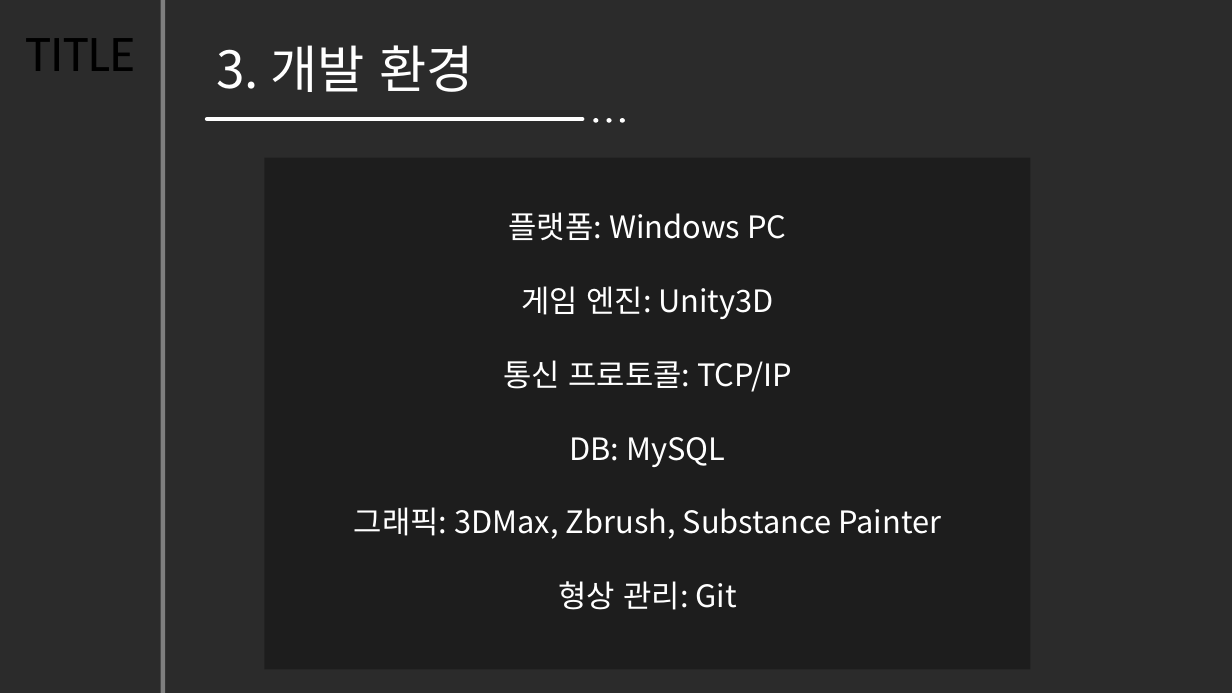
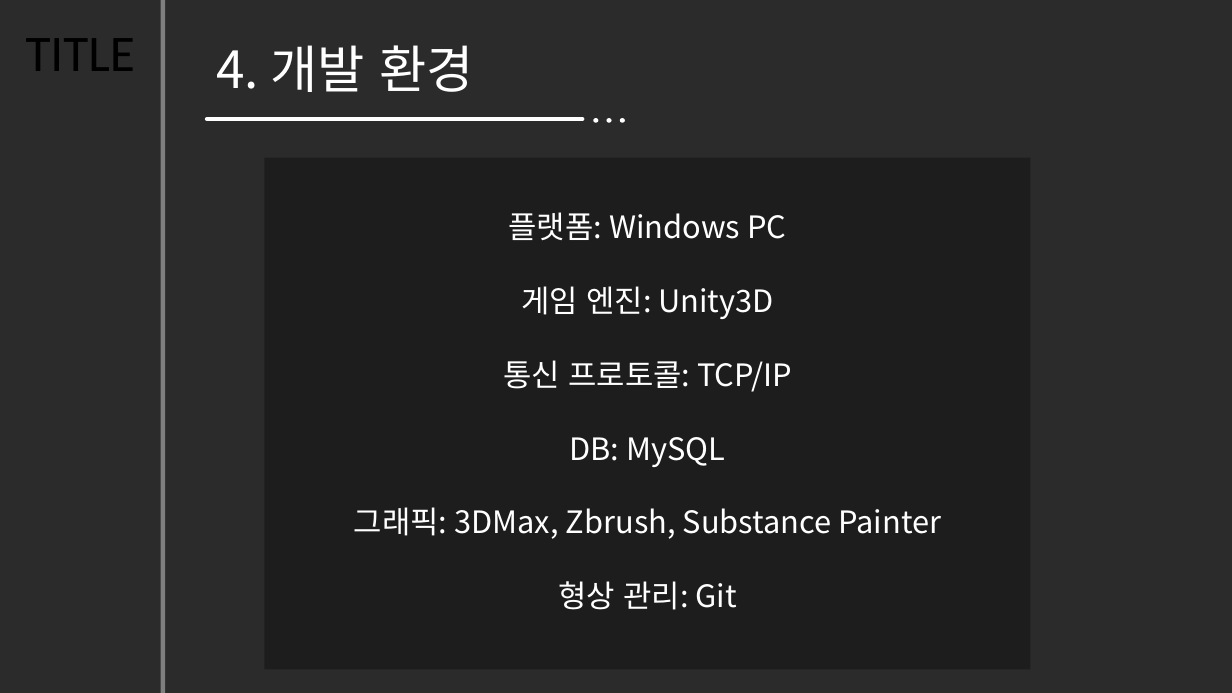
Before and after one commit to hajeongyeon/capstone_design, a slide deck: slide 6 of planning/졸업작품 제안서.pptx (slide 4 before the commit). Drawn at 1232x693 pixels with LibreOffice and Linux fonts; fonts in the diff are those of the drawing; background and template pictures are left out; a plain dark background stands for a picture behind light text. Boxes give left, top, right and bottom in pixels: in the first picture for what was removed or moved away, otherwise in the second. Text is boxed around its words. In the diff, an @@ line names an element or a change of style, - is before the commit and + after.

```diff
--- a/planning/졸업작품 제안서.pptx
+++ b/planning/졸업작품 제안서.pptx
@@ text at <box>216,45,473,92</box>: text changed @@
-3. 개발 환경
+4. 개발 환경
```
Also in this commit, not shown: 7 other slides changed, 3 slides added.
